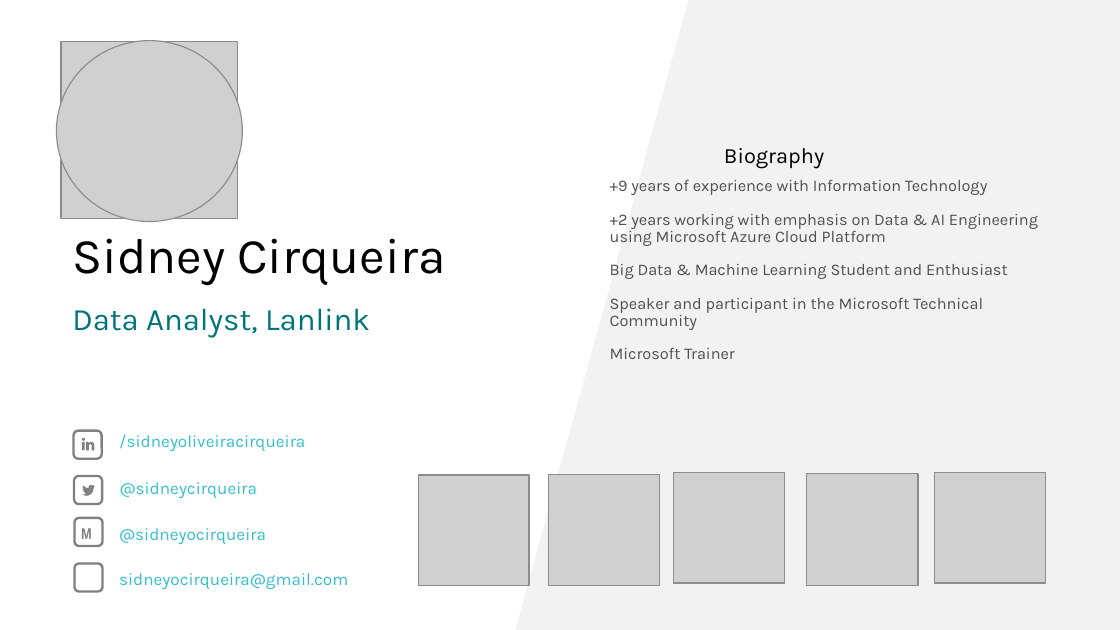
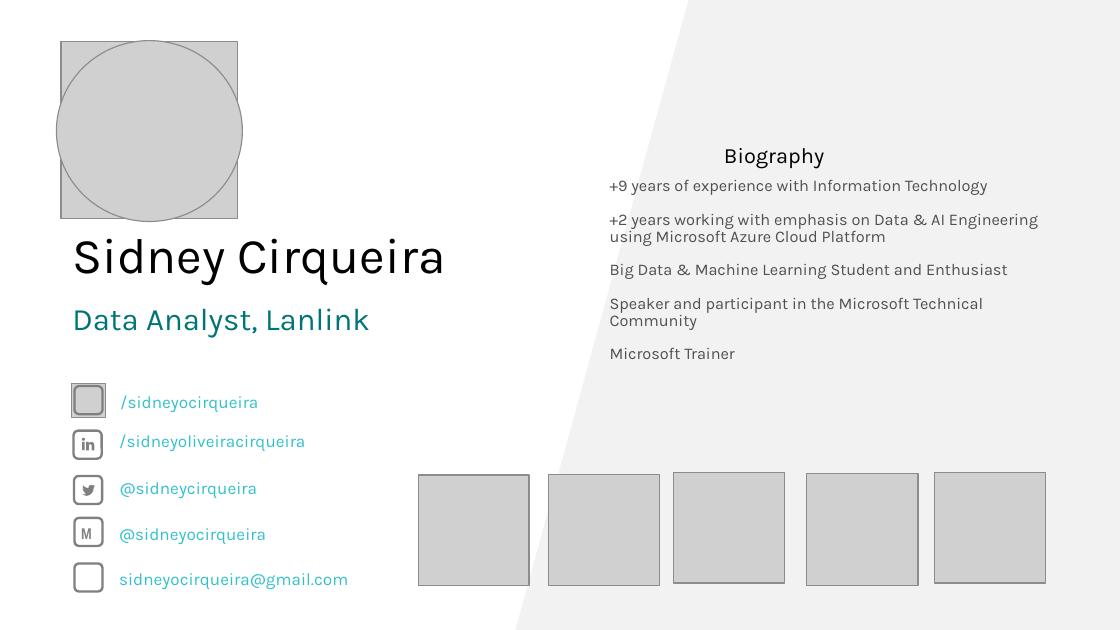
Before and after one commit to sidneyocirqueira/azure-synapse-analytics, a slide deck: slide 3 of PPTs/PASS_Marathon_Portuguese_AzureSynapseAnalytics.pptx. Drawn at 1120x630 pixels with LibreOffice and Linux fonts; fonts in the diff are those of the drawing; grey boxes stand for pictures; background and template pictures are left out. Boxes give left, top, right and bottom in pixels: in the first picture for what was removed or moved away, otherwise in the second. Text is boxed around its words. In the diff, an @@ line names an element or a change of style, - is before the commit and + after.

```diff
--- a/PPTs/PASS_Marathon_Portuguese_AzureSynapseAnalytics.pptx
+++ b/PPTs/PASS_Marathon_Portuguese_AzureSynapseAnalytics.pptx
@@ picture added at bbox=[72, 384, 105, 418] @@
@@ rounded rectangle added at bbox=[75, 386, 103, 414], outline #808080 1.5 pt @@
@@ text added at bbox=[120, 395, 258, 412], 11 pt, text #33C0CD @@
+/sidneyocirqueira
```
Also in this commit, not shown: 2 other slides changed, 3 slides added, 4 slides removed.
